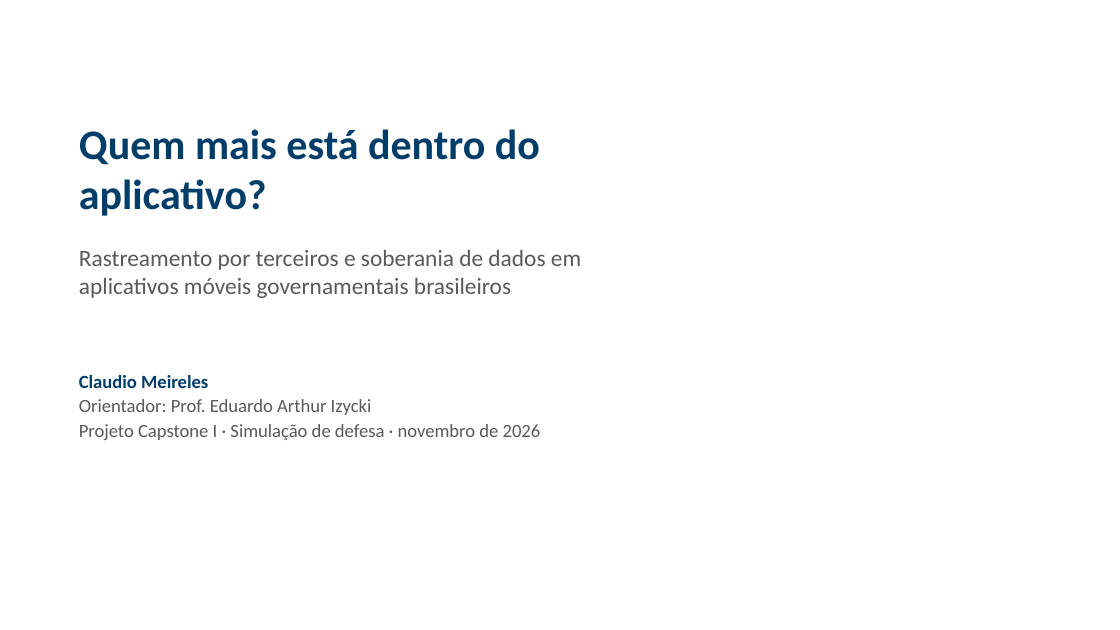
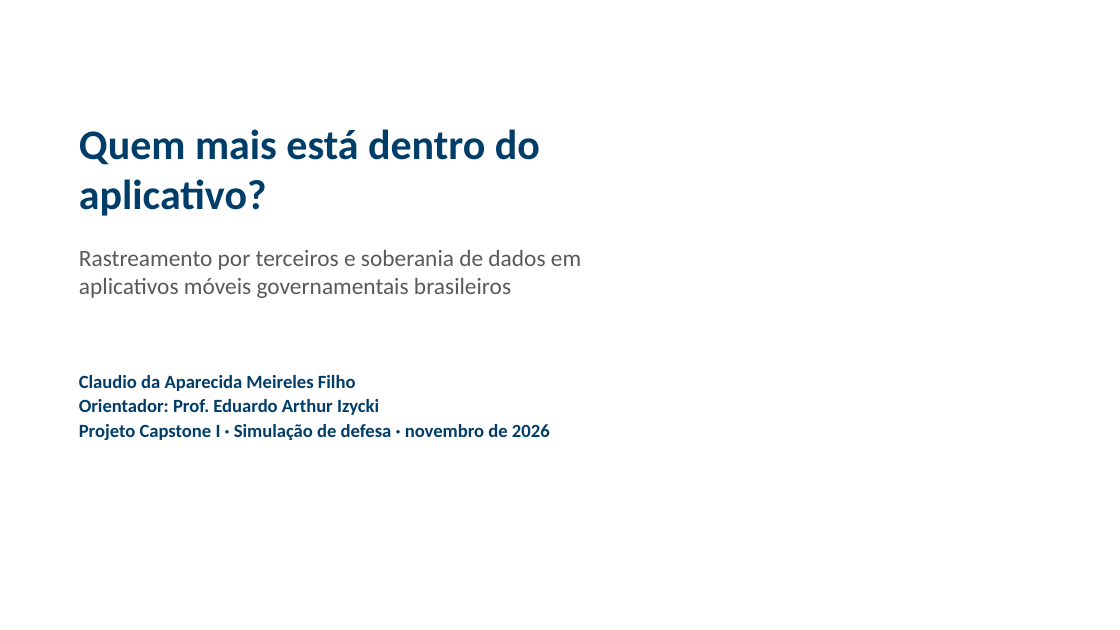
Before and after one commit to ClaudioAMF1/TCC, a slide deck: slide 1 of tcc/apresentacao/simulacao-defesa-rascunho.pptx. Drawn at 1120x630 pixels with LibreOffice and Linux fonts; fonts in the diff are those of the drawing; background and template pictures are left out. Boxes give left, top, right and bottom in pixels: in the first picture for what was removed or moved away, otherwise in the second. Text is boxed around its words. In the diff, an @@ line names an element or a change of style, - is before the commit and + after.

Commit message:
Completa preparação do reteste e revisa projeto do Capstone I
Inclui recursos necessários, matriz documental da LGPD e amostra cega de 125 registros para o reteste.
Revisa fundamentação, referências, plano de análise, formatação, slides e roteiro.
Preserva as decisões originais e registra a F2 e a validação pessoal como pendentes.

```diff
--- a/tcc/apresentacao/simulacao-defesa-rascunho.pptx
+++ b/tcc/apresentacao/simulacao-defesa-rascunho.pptx
@@ text at (79,375,356,391): text changed @@
-Claudio Meireles
+Claudio da Aparecida Meireles Filho
@@ text at (79,399,550,440): text colour #595959 to #003D69, bold on in "Orientador: Prof. Eduardo Arthur Izycki", "Projeto Capstone I · Simulação de defesa ..." @@
```
Also in this commit, not shown: 9 other slides changed, 3 slides added, 3 slides removed, 15 other files.
